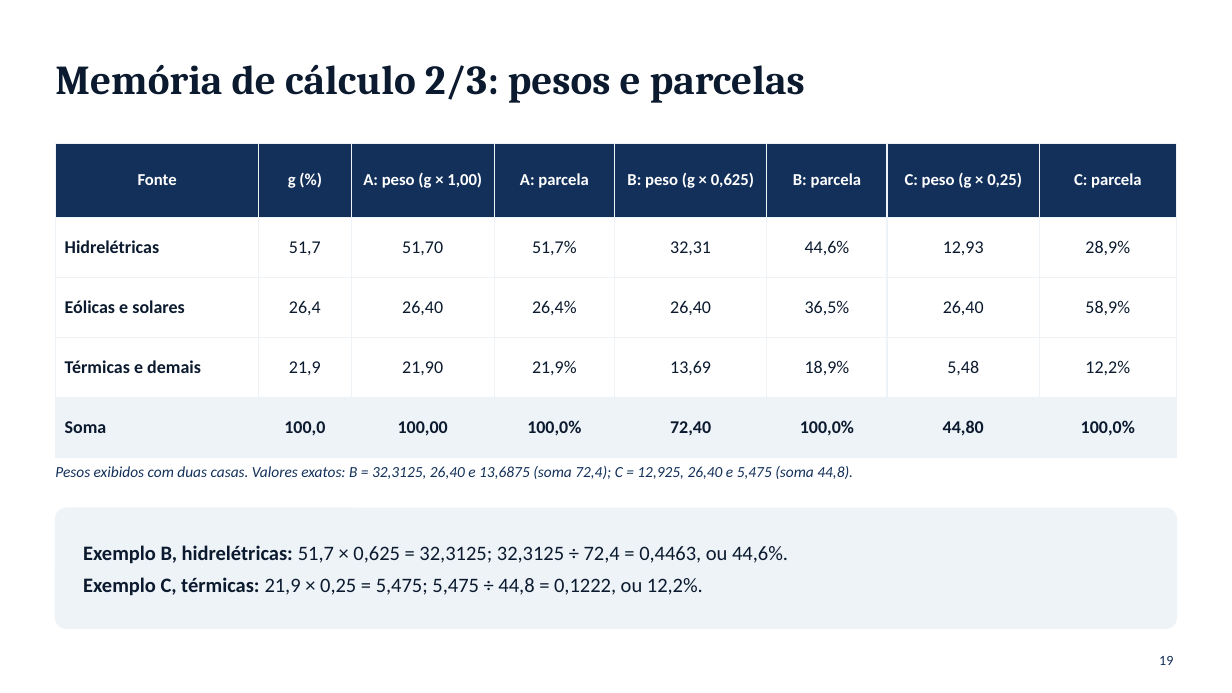
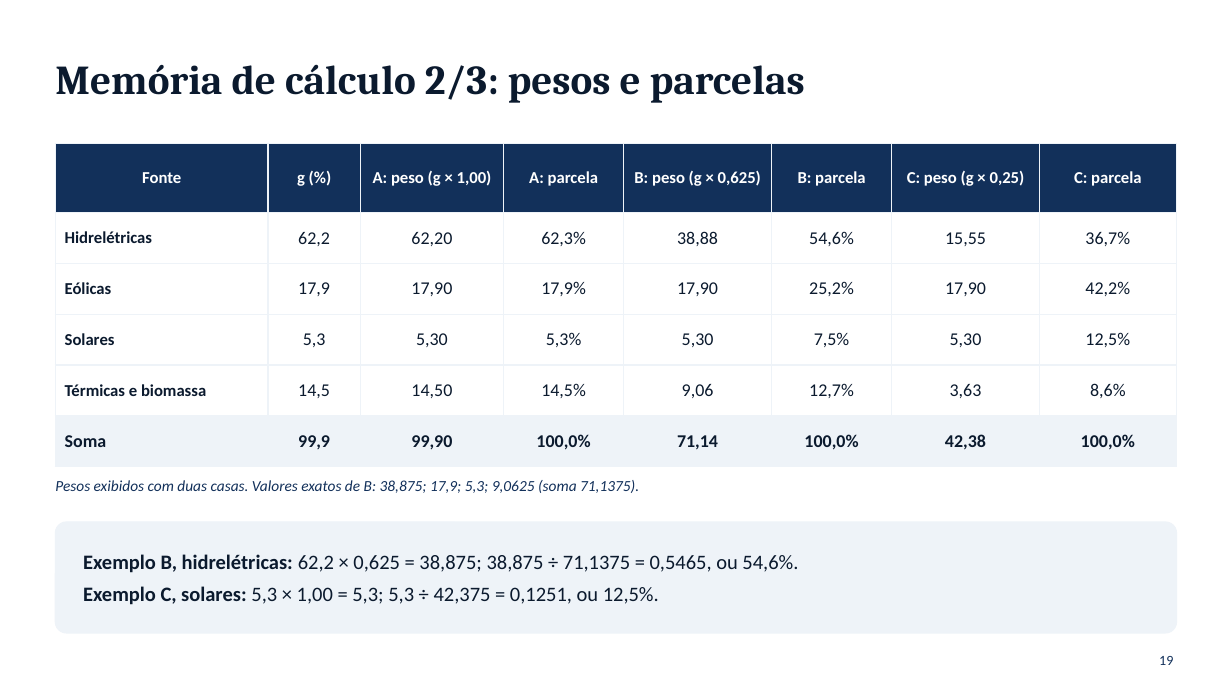
Before and after one commit to RonaldoSouza74/Instituto-de-Economia, a slide deck: slide 19 of Baterias_SIN_Economia_Setor_Eletrico_I.pptx. Drawn at 1232x693 pixels with LibreOffice and Linux fonts; fonts in the diff are those of the drawing. Boxes give left, top, right and bottom in pixels: in the first picture for what was removed or moved away, otherwise in the second. Text is boxed around its words. In the diff, an @@ line names an element or a change of style, - is before the commit and + after.

```diff
--- a/Baterias_SIN_Economia_Setor_Eletrico_I.pptx
+++ b/Baterias_SIN_Economia_Setor_Eletrico_I.pptx
@@ table at (55, 143, 1177, 454) @@
-row 2: Hidrelétricas | 51,7 | 51,70 | 51,7% | 32,31 | 44,6% | 12,93 | 28,9%
-row 3: Eólicas e solares | 26,4 | 26,40 | 26,4% | 26,40 | 36,5% | 26,40 | 58,9%
-row 4: Térmicas e demais | 21,9 | 21,90 | 21,9% | 13,69 | 18,9% | 5,48 | 12,2%
-row 5: Soma | 100,0 | 100,00 | 100,0% | 72,40 | 100,0% | 44,80 | 100,0%
+row 2: Hidrelétricas | 62,2 | 62,20 | 62,3% | 38,88 | 54,6% | 15,55 | 36,7%
+row 3: Eólicas | 17,9 | 17,90 | 17,9% | 17,90 | 25,2% | 17,90 | 42,2%
+row 4: Solares | 5,3 | 5,30 | 5,3% | 5,30 | 7,5% | 5,30 | 12,5%
+row 5: Térmicas e biomassa | 14,5 | 14,50 | 14,5% | 9,06 | 12,7% | 3,63 | 8,6%
+row 6: Soma | 99,9 | 99,90 | 100,0% | 71,14 | 100,0% | 42,38 | 100,0%
@@ text at (55, 480, 639, 493): text changed @@
-Pesos exibidos com duas casas. Valores exatos: B = 32,3125, 26,40 e 13,6875 (soma 72,4); C = 12,925, 26,40 e 5,475 (soma 44,8).
+Pesos exibidos com duas casas. Valores exatos de B: 38,875; 17,9; 5,3; 9,0625 (soma 71,1375).
@@ rounded rectangle: place and size @@
-rounded rectangle at (55, 508, 1177, 628)
+rounded rectangle at (55, 522, 1177, 633)
@@ rounded rectangle at (55, 522, 1177, 633): proportions changed @@
@@ text at (83, 554, 798, 605): text changed @@
-Exemplo B, hidrelétricas: 51,7 × 0,625 = 32,3125; 32,3125 ÷ 72,4 = 0,4463, ou 44,6%.
-Exemplo C, térmicas: 21,9 × 0,25 = 5,475; 5,475 ÷ 44,8 = 0,1222, ou 12,2%.
+Exemplo B, hidrelétricas: 62,2 × 0,625 = 38,875; 38,875 ÷ 71,1375 = 0,5465, ou 54,6%.
+Exemplo C, solares: 5,3 × 1,00 = 5,3; 5,3 ÷ 42,375 = 0,1251, ou 12,5%.
```
Also in this commit, not shown: 15 other slides changed, 2 slides added, 2 slides removed.
